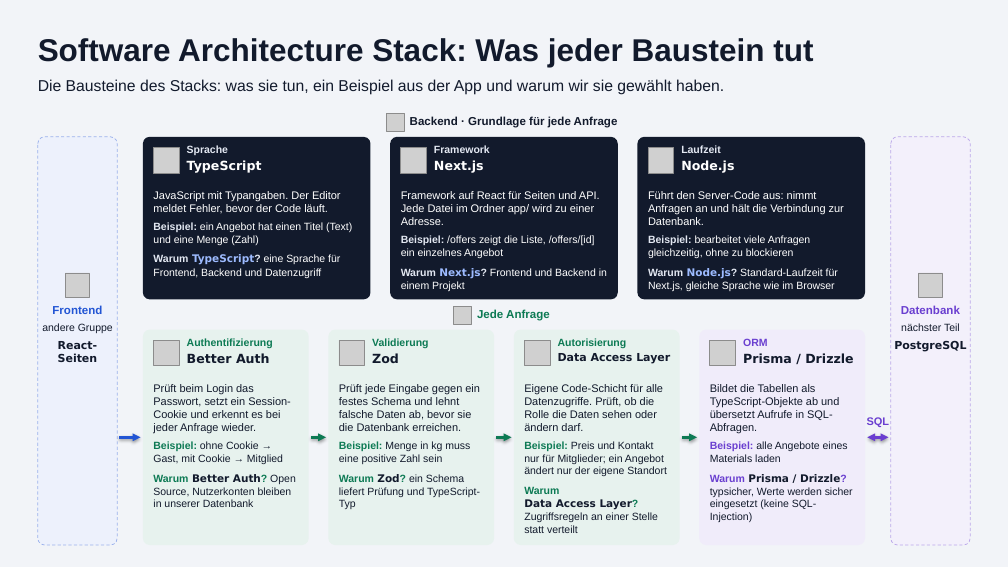
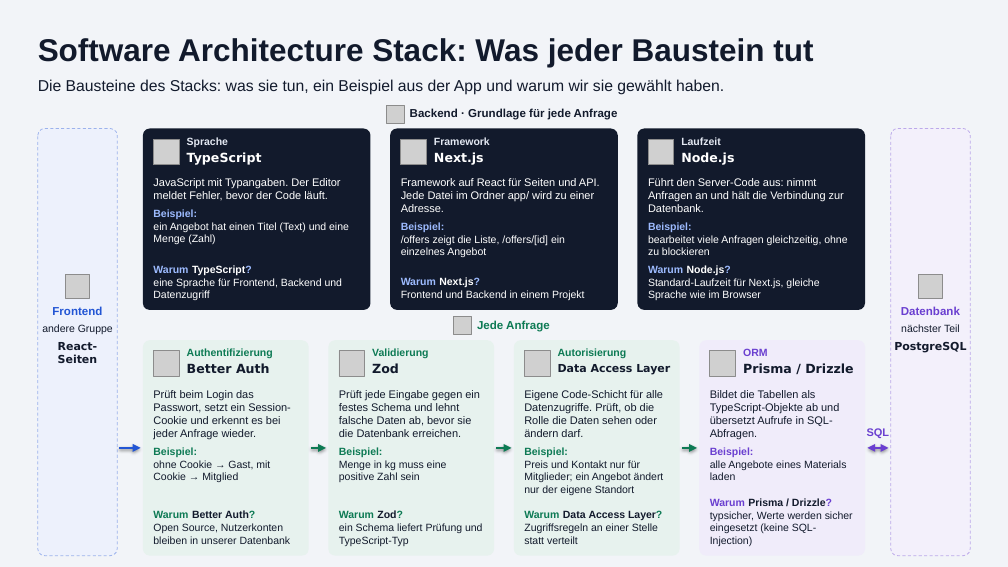
Before and after one commit to lu4k87/__project_applied_research, a slide deck: slide 2 of Praesentation/folien/App-Architektur.pptx. Drawn at 1008x567 pixels with LibreOffice and Linux fonts; fonts in the diff are those of the drawing; grey boxes stand for pictures. Boxes give left, top, right and bottom in pixels: in the first picture for what was removed or moved away, otherwise in the second. Text is boxed around its words. In the diff, an @@ line names an element or a change of style, - is before the commit and + after.

```diff
--- a/Praesentation/folien/App-Architektur.pptx
+++ b/Praesentation/folien/App-Architektur.pptx
@@ rounded rectangle: place and size @@
-rounded rectangle at (38,137,117,545)
+rounded rectangle at (38,129,117,556)
@@ rounded rectangle: place and size @@
-rounded rectangle at (143,137,371,299)
+rounded rectangle at (143,129,371,310)
@@ rounded rectangle: place and size @@
-rounded rectangle at (390,137,618,299)
+rounded rectangle at (390,129,618,310)
@@ proportions changed in 3 elements at (143,129,371,310), (390,129,618,310), (637,129,865,310) @@
@@ rounded rectangle: place and size @@
-rounded rectangle at (637,137,865,299)
+rounded rectangle at (637,129,865,310)
@@ rounded rectangle: place and size @@
-rounded rectangle at (891,137,970,545)
+rounded rectangle at (891,129,970,556)
@@ text "JavaScript mit Typangaben. Der Editor ...": place and size @@
-text "JavaScript mit Typangaben. Der Editor ..." at (153,191,352,278)
+text "JavaScript mit Typangaben. Der Editor ..." at (153,178,349,244)
@@ text "Framework auf React für Seiten ...": place and size @@
-text "Framework auf React für Seiten ..." at (401,191,607,291)
+text "Framework auf React für Seiten ..." at (401,178,600,257)
@@ text "Führt den Server-Code aus: nimmt ...": place and size @@
-text "Führt den Server-Code aus: nimmt ..." at (648,191,844,291)
+text "Führt den Server-Code aus: nimmt ..." at (648,178,847,255)
@@ 7 texts, 4 pictures: place and size @@
-7 texts, 4 pictures at (154,113,734,173)
+7 texts, 4 pictures at (154,105,734,165)
@@ text at (153,209,349,244): text colour #E3E8F2 to #9DBBFF in "Beispiel:" @@
@@ text at (401,222,565,257): text colour #E3E8F2 to #9DBBFF in "Beispiel:" @@
@@ text at (648,222,847,255): text colour #E3E8F2 to #9DBBFF in "Beispiel:" @@
@@ text at (153,254,340,278): paragraph removed @@
-Warum TypeScript? eine Sprache für Frontend, Backend und Datenzugriff
@@ text added at (153,265,342,300), 10 pt, text #FFFFFF @@
+Warum TypeScript?
+eine Sprache für Frontend, Backend und Datenzugriff
@@ text at (401,268,607,291): paragraph removed @@
-Warum Next.js? Frontend und Backend in einem Projekt
@@ text at (648,268,838,291): paragraph removed @@
-Warum Node.js? Standard-Laufzeit für Next.js, gleiche Sprache wie im Browser
@@ text added at (648,265,819,300), 10 pt, text #FFFFFF @@
+Warum Node.js?
+Standard-Laufzeit für Next.js, gleiche Sprache wie im Browser
@@ text added at (401,277,585,300), 10 pt, text #FFFFFF @@
+Warum Next.js?
+Frontend und Backend in einem Projekt
@@ 10 texts, 5 pictures, 4 rounded rectangles, 2 arrows, 1 double arrow: place and size @@
-10 texts, 5 pictures, 4 rounded rectangles, 2 arrows, 1 double arrow at (119,306,890,545)
+10 texts, 5 pictures, 4 rounded rectangles, 2 arrows, 1 double arrow at (119,317,890,556)
@@ arrow moved from (682, 438) - (697, 438) to (497, 448) - (512, 448) @@
@@ arrow moved from (497, 438) - (512, 438) to (682, 448) - (697, 448) @@
@@ text at (153,474,296,507): paragraph removed @@
-Warum Better Auth? Open Source, Nutzerkonten bleiben in unserer Datenbank
@@ text at (339,474,480,509): paragraph removed @@
-Warum Zod? ein Schema liefert Prüfung und TypeScript-Typ
@@ text at (710,474,853,522): paragraph removed @@
-Warum Prisma / Drizzle? typsicher, Werte werden sicher eingesetzt (keine SQL-Injection)
@@ text at (524,486,658,533): paragraph removed @@
-Warum Data Access Layer? Zugriffsregeln an einer Stelle statt verteilt
@@ text added at (710,498,853,546), 10 pt, text #121A2C @@
+Warum Prisma / Drizzle?
+typsicher, Werte werden sicher eingesetzt (keine SQL-Injection)
@@ text added at (153,510,291,544), 10 pt, text #121A2C @@
+Warum Better Auth?
+Open Source, Nutzerkonten bleiben in unserer Datenbank
@@ text added at (339,510,482,546), 10 pt, text #121A2C @@
+Warum Zod?
+ein Schema liefert Prüfung und TypeScript-Typ
@@ text added at (524,510,662,544), 10 pt, text #121A2C @@
+Warum Data Access Layer?
+Zugriffsregeln an einer Stelle statt verteilt
```
Also in this commit, not shown: 4 other files.
